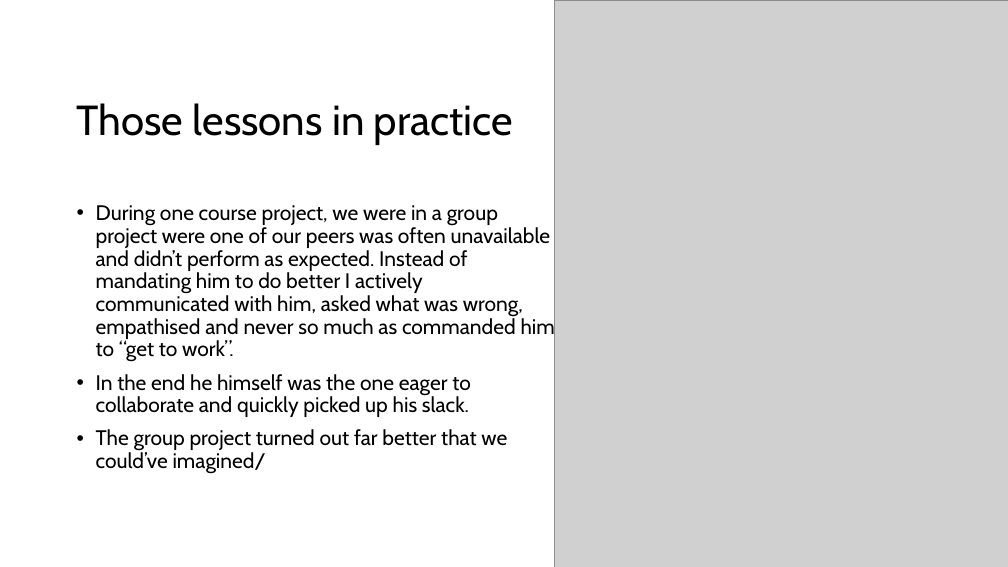
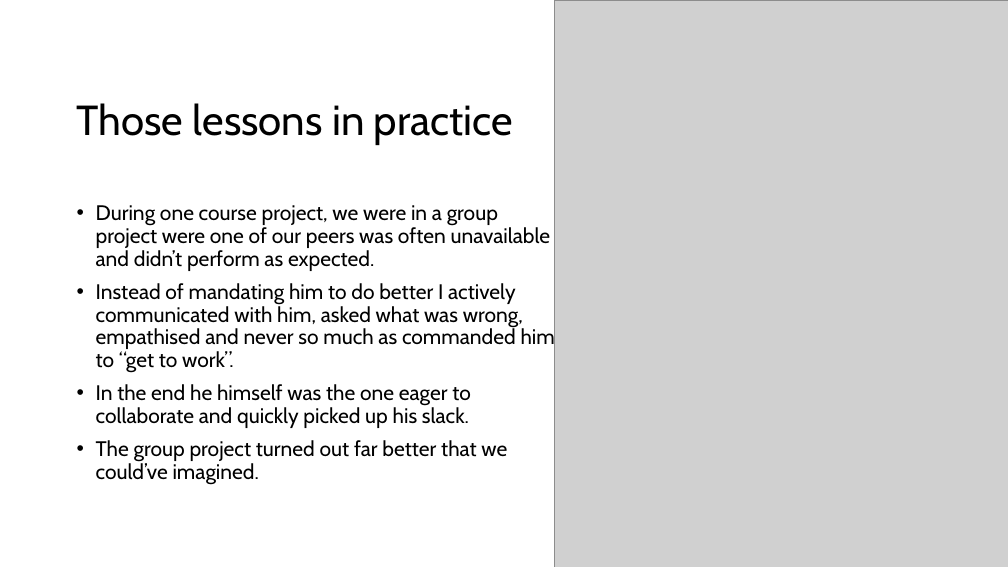
Before and after one commit to robodude0395/Sigma_Labs_Precourse, a slide deck: slide 5 of level_4/presentation.pptx. Drawn at 1008x567 pixels with LibreOffice and Linux fonts; fonts in the diff are those of the drawing; grey boxes stand for pictures. Boxes give left, top, right and bottom in pixels: in the first picture for what was removed or moved away, otherwise in the second. Text is boxed around its words. In the diff, an @@ line names an element or a change of style, - is before the commit and + after.

```diff
--- a/level_4/presentation.pptx
+++ b/level_4/presentation.pptx
@@ text at bbox=[96, 205, 555, 373]: text changed @@
-• During one course project, we were in a group project were one of our peers was often unavailable and didn’t perform as expected. Instead of mandating him to do better I actively communicated with him, asked what was wrong, empathised and never so much as commanded him to “get to work”.
+• During one course project, we were in a group project were one of our peers was often unavailable and didn’t perform as expected.
+• Instead of mandating him to do better I actively communicated with him, asked what was wrong, empathised and never so much as commanded him to “get to work”.
@@ text at bbox=[96, 440, 507, 485]: text changed @@
-• The group project turned out far better that we could’ve imagined/
+• The group project turned out far better that we could’ve imagined.
```
Also in this commit, not shown: 4 other slides changed.
